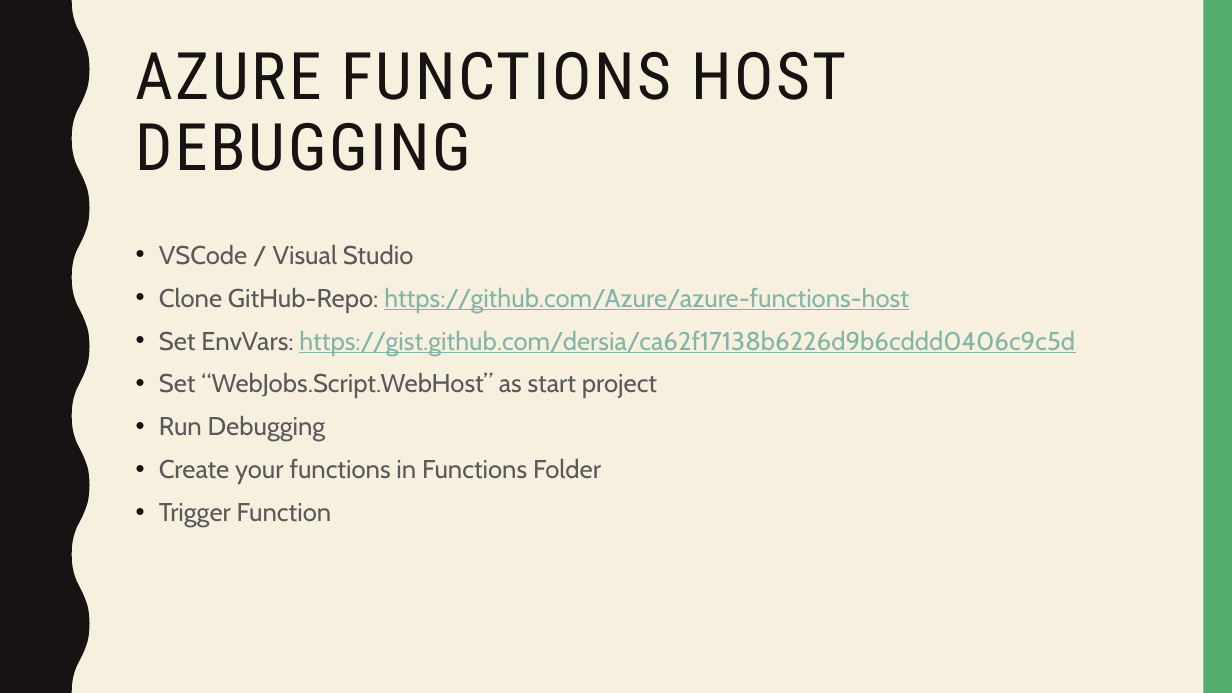
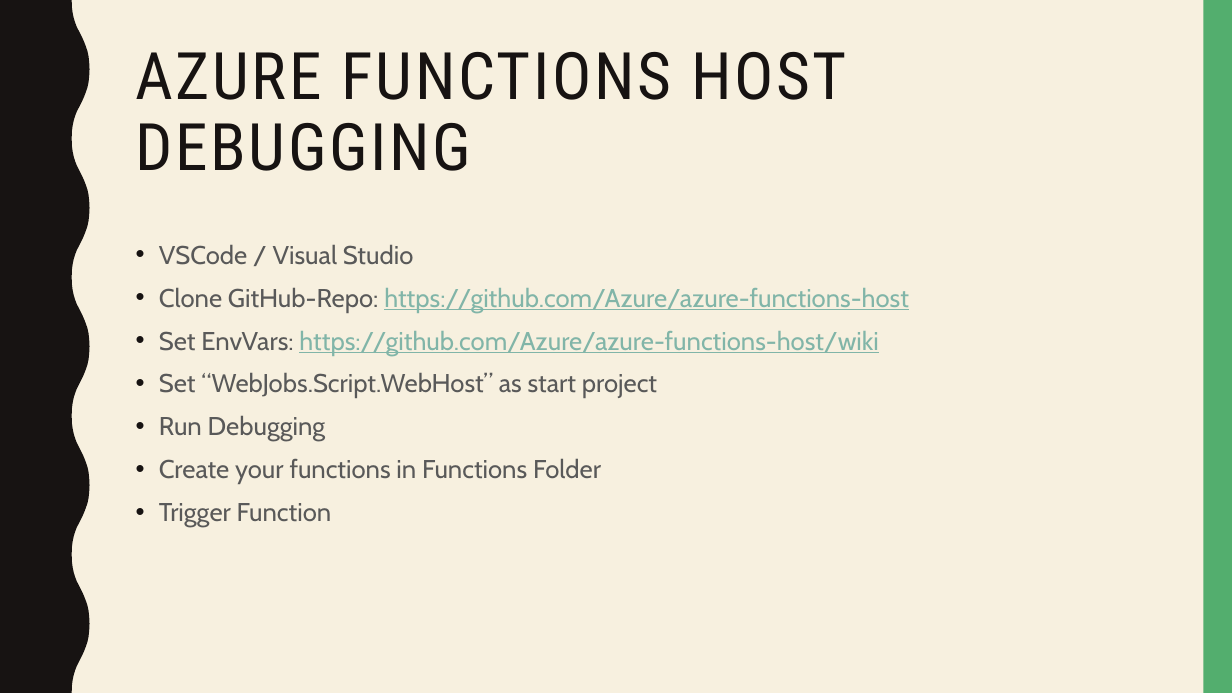
Before and after one commit to dersia/presentations, a slide deck: slide 16 of AzureFunctionsDeepDive.pptx (slide 15 before the commit). Drawn at 1232x693 pixels with LibreOffice and Linux fonts; fonts in the diff are those of the drawing. Boxes give left, top, right and bottom in pixels: in the first picture for what was removed or moved away, otherwise in the second. Text is boxed around its words. In the diff, an @@ line names an element or a change of style, - is before the commit and + after.

```diff
--- a/AzureFunctionsDeepDive.pptx
+++ b/AzureFunctionsDeepDive.pptx
@@ text at [159,331,878,355]: text changed @@
-• Set EnvVars: https://gist.github.com/dersia/ca62f17138b6226d9b6cddd0406c9c5d
+• Set EnvVars: https://github.com/Azure/azure-functions-host/wiki
```
Also in this commit, not shown: 9 other slides changed, 1 slide added.
